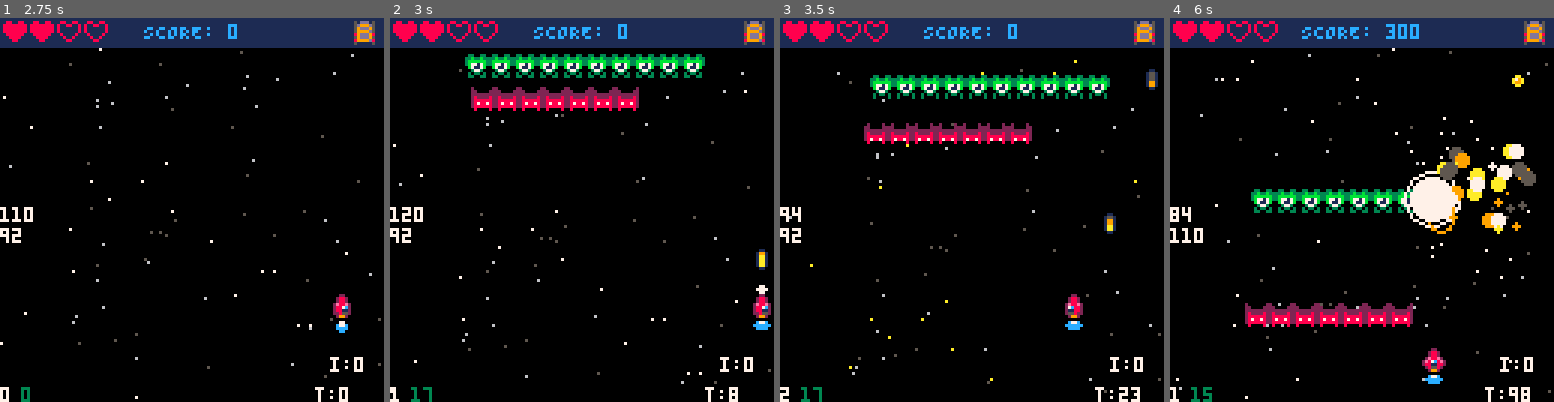
Above: before the commit, frames 1-4 (left to right).
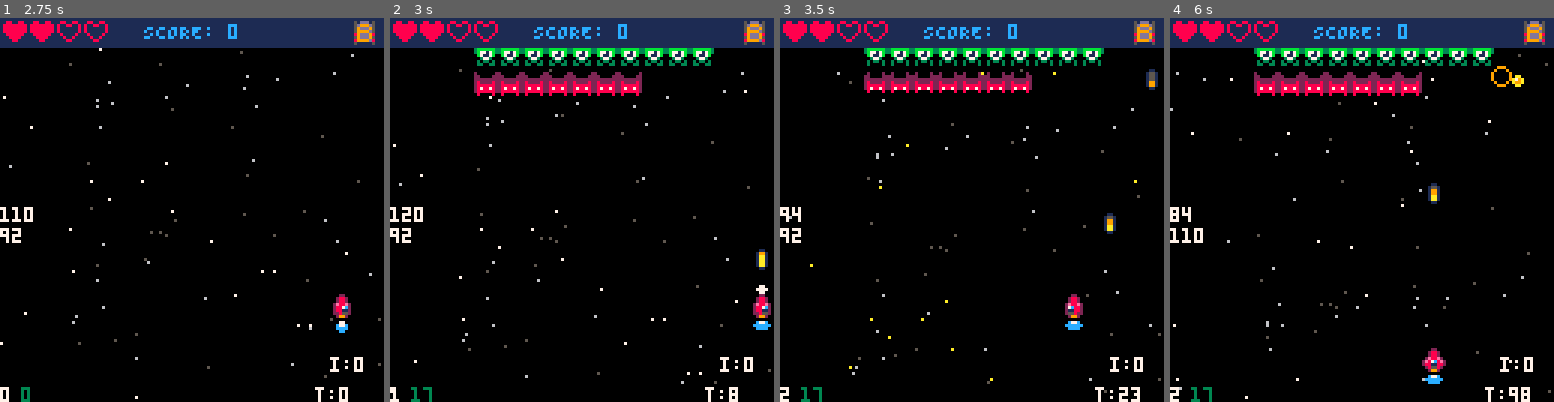
Above: after the commit, the same moments.

Repository: ProfSFrink/pico-8_shump_tutorial
Game: PICO-8 cartridge shump.p8
Two runs of this game, one before a commit and one after it. Both use one fixed random seed, a clock stepped at 60 frames per second and the inputs below.
Inputs:
- Up to frame 1 (2.75 s): tap X (X key) at 0.33, 1.07, 1.85 s; tap O (Z key) at 0.7, 1.7, 2.1, 2.5 s; hold Right 1.6-2.1 s; hold Up 2.15-2.42 s; hold Right from 2.47 s (still down)
- Up to frame 2 (3 s): keep holding Right; tap O (Z key) at 2.9 s; tap X (X key) at 2.97 s
- Up to frame 3 (3.5 s): release Right at 3.03 s; hold Left from 3.08 s (still down); tap O (Z key) at 3.3 s
- Up to frame 4 (6 s): release Left at 3.58 s; hold Down 3.63-3.97 s; tap O (Z key) every 0.4 s from 3.7 to 5.7 s; hold Right 4.02-4.68 s; tap X (X key) at 4.08, 5.2 s; hold Up 4.73-5.03 s; hold Left 5.08-5.68 s; hold Down from 5.73 s (still down)

Frame 1 is identical in both runs. In frame 2, 7.4% of the frame differs, in the area x 19-85%, y 7-25%; in frame 3, 6.7%; in frame 4, 12%, in the area x 0-96%, y 1-100%.

Commit message:
- (refactor) adds spawning state to enemies.
- (refactor) adds helper function to prevent enemy being hit while in spawning state.

Diff:
--- a/components/Enemies.lua
+++ b/components/Enemies.lua
@@ -168,6 +168,7 @@
 
 -- State names for enemy state machine.
 local eneState = {
+    spawning = "spawning",
     normal = "normal",
     flashing = "flashing",
     dead = "dead"
@@ -220,7 +221,7 @@
         flashSpr = enemyCfg.flash,
 
         -- Enemies current sprite.
-        EnemySpr = enemyCfg.ani[1],
+        enemySpr = enemyCfg.ani[1],
 
         -- Current frame of animation.
         aniFrame = 1,
@@ -233,7 +234,7 @@
         dTimer = dTimerLim,
 
         -- Enemy state, can be normal, flashing, or dead.
-        state = eneState.normal,
+        state = eneState.spawning,
 
         -- Animate enemy sprite.
         animate = function(_ENV)
@@ -242,7 +243,7 @@
                 aniFrame = 1
             end
 
-            EnemySpr = ani[flr(aniFrame)]
+            enemySpr = ani[flr(aniFrame)]
         end,
 
         -- TODO: Add firing state and logic for enemies.
@@ -251,6 +252,10 @@
         -- to flashing or dead state.
         -- @param dam: Damage to apply to the enemy.
         hit = function(_ENV, dam)
+            if state == eneState.spawning or state == eneState.dead then
+                return
+            end
+
             -- If no damage value is provided, use the enemy's remaining hp to ensure kill.
             dam = dam or hp
             hp -= dam
@@ -270,7 +275,7 @@
 
         -- Handle flash state timing and transition back to normal state.
         flash = function(_ENV)
-            EnemySpr = flashSpr
+            enemySpr = flashSpr
             fTimer -= 1
             if fTimer <= 0 then
                 state = eneState.normal
@@ -280,7 +285,7 @@
 
         -- Handle dead state timing and removal.
         dead = function(_ENV)
-            EnemySpr = flashSpr
+            enemySpr = flashSpr
             dTimer -= 1
             if dTimer <= 0 then
                 del(enemies, _ENV)
@@ -290,6 +295,22 @@
         -- Getter function for checking if the enemy is dead.
         isDead = function(_ENV)
             return state == eneState.dead
+        end,
+
+        isSpawning = function(_ENV)
+            return state == eneState.spawning
+        end,
+
+        activate = function(_ENV)
+            state = eneState.normal
+        end,
+
+        canBeHit = function(_ENV)
+            return state ~= eneState.dead and state ~= eneState.spawning
+        end,
+
+        canCollide = function(_ENV)
+            return state ~= eneState.dead and state ~= eneState.spawning
         end,
 
         -- TODO: Call spawning logic.
@@ -301,6 +322,8 @@
                 dead(_ENV)
             elseif state == eneState.flashing then
                 flash(_ENV)
+            elseif state == eneState.spawning then
+                animate(_ENV)
             elseif state == eneState.normal then
                 animate(_ENV)
                 move(_ENV)
@@ -320,9 +343,9 @@
             end
 
             if state == eneState.dead then
-                spr(EnemySpr, x, y, sprSize, sprSize, false, dTimer % 2 == 0)
+                spr(enemySpr, x, y, sprSize, sprSize, false, dTimer % 2 == 0)
             else
-                spr(EnemySpr, x, y, sprSize, sprSize)
+                spr(enemySpr, x, y, sprSize, sprSize)
             end
 
             if ranIdx >= 1 then pal() end
